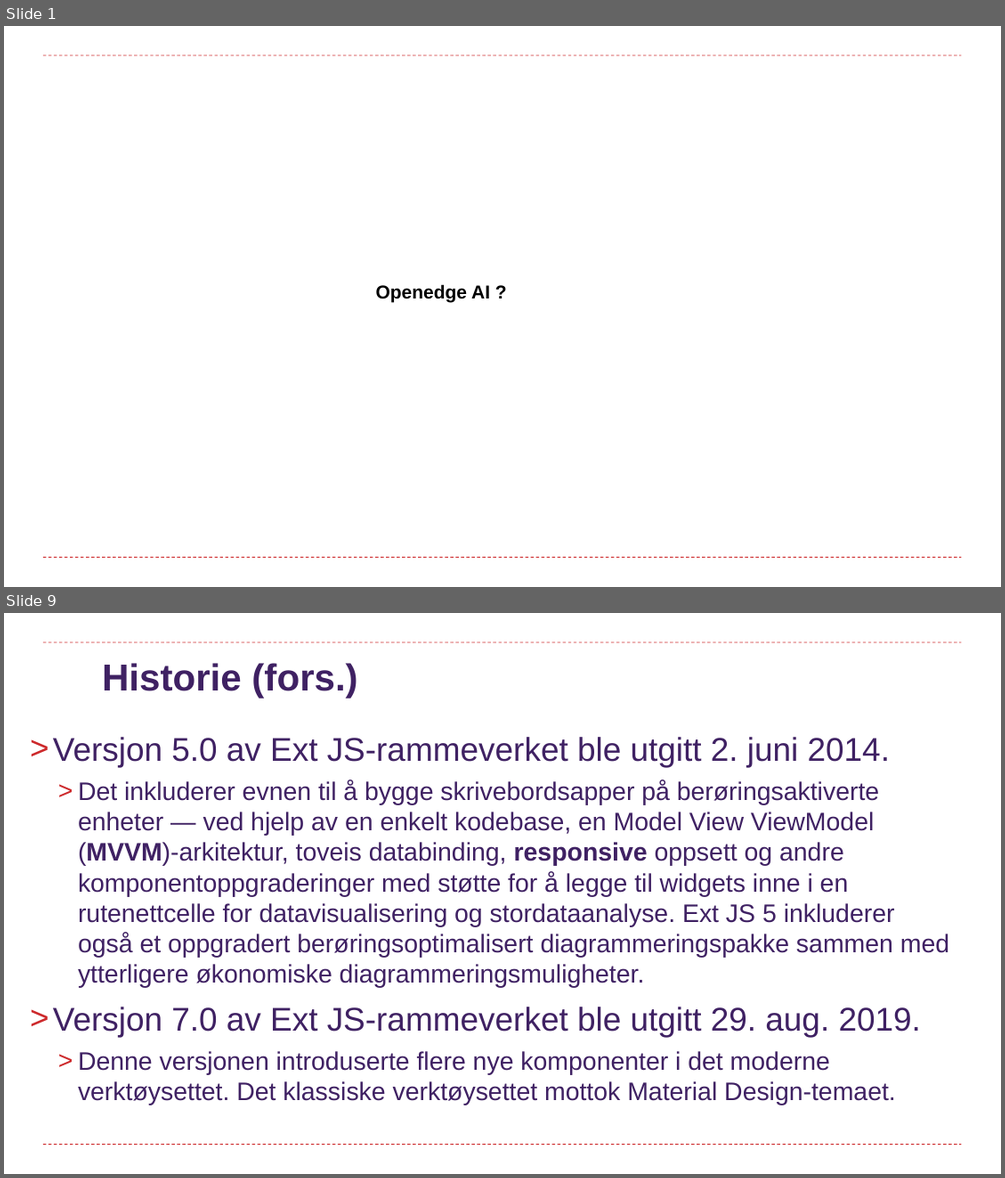
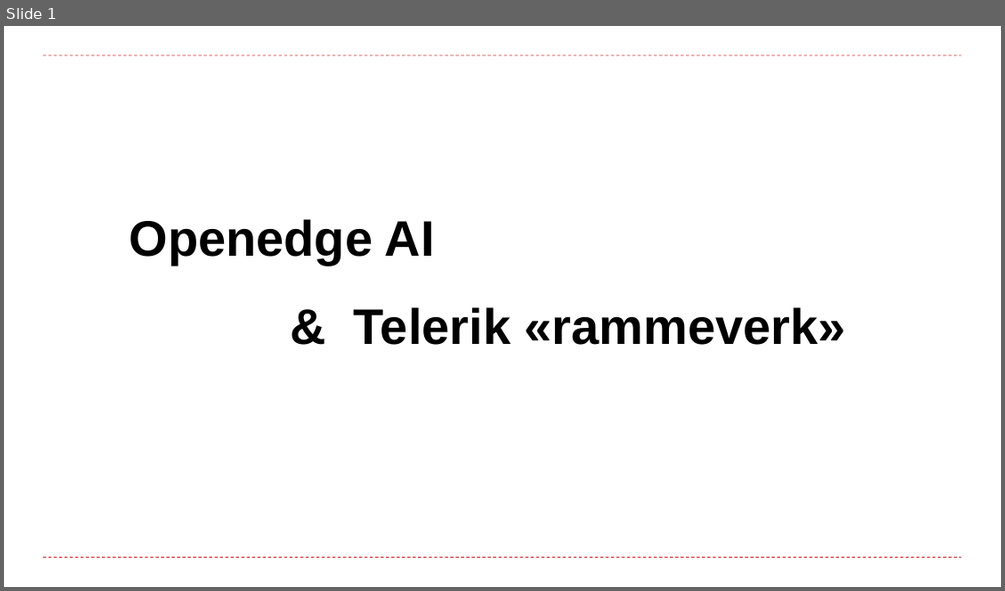
Before and after one commit to curtoldenborg/mcp, a slide deck: resources/documents/Brukerforeningen_2026.pptx. Shown one above the other, each under a label of ours: slides 1 and 9 before the commit, slide 1 after it; the slides between them are not shown. The pictures are 1005x1178 and 1005x591 pixels, drawn with LibreOffice and Linux fonts; fonts in the diff are those of the drawing; background and template pictures are left out. Boxes give left, top, right and bottom in pixels: in the first picture for what was removed or moved away, otherwise in the second. Text is boxed around its words. In the diff, an @@ line names an element or a change of style, - is before the commit and + after.

```diff
--- a/resources/documents/Brukerforeningen_2026.pptx
+++ b/resources/documents/Brukerforeningen_2026.pptx
@@ slide 9 removed at (4,613,1001,1174), background #FFFFFF; not listed: 2 template elements that a slide beside it also shows @@
@@ title removed at (102,663,357,698) @@
-Historie (fors.)
@@ text removed at (53,737,949,1105) @@
-> Versjon 5.0 av Ext JS-rammeverket ble utgitt 2. juni 2014.
-  > Det inkluderer evnen til å bygge skrivebordsapper på berøringsaktiverte enheter — ved hjelp av en enkelt kodebase, en Model View ViewModel (MVVM)-arkitektur, toveis databinding, responsive oppsett og andre komponentoppgraderinger med støtte for å legge til widgets inne i en rutenettcelle for datavisualisering og stordataanalyse. Ext JS 5 inkluderer også et oppgradert berøringsoptimalisert diagrammeringspakke sammen med ytterligere økonomiske diagrammeringsmuligheter.
-> Versjon 7.0 av Ext JS-rammeverket ble utgitt 29. aug. 2019.
-  > Denne versjonen introduserte flere nye komponenter i det moderne verktøysettet. Det klassiske verktøysettet mottok Material Design-temaet.
@@ slide 1 changed as well @@
@@ text at (129,219,435,265): text changed; size 18 to 48 pt @@
-Openedge AI ?
+Openedge AI
@@ text added at (354,307,846,345), 48 pt, text #000000, bold @@
+& Telerik «rammeverk»
```
Also in this commit, not shown: 21 slides added, 24 other slides removed, 2 other files.
